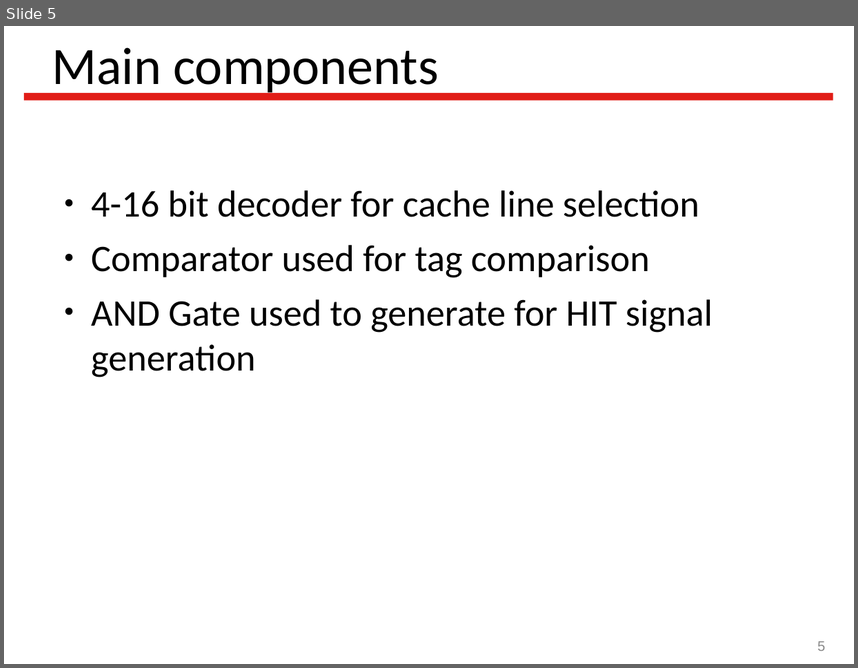
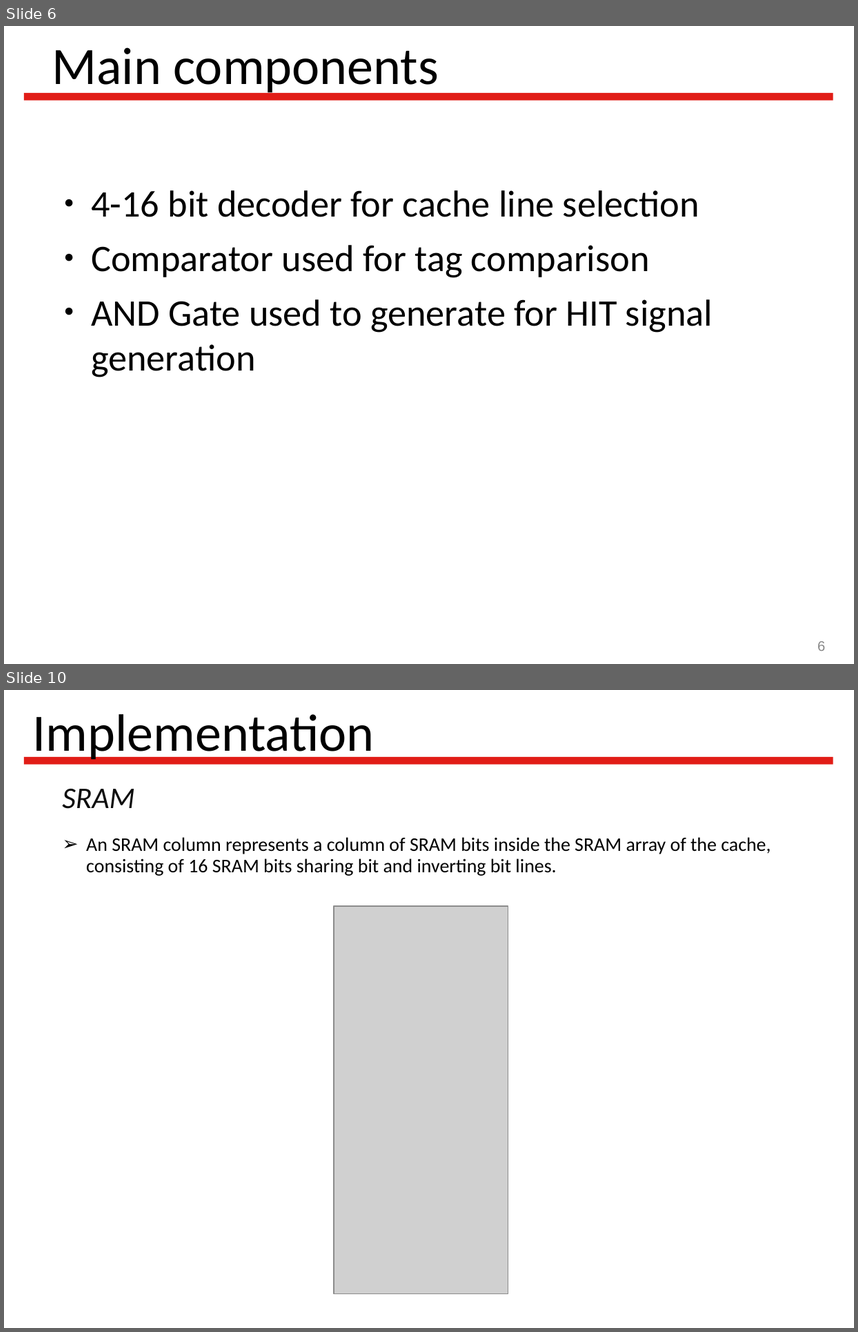
Before and after one commit to Latootoo/ECSE_548, a slide deck: Reports/presentation/Vlsi_project_presentation.ppt. Shown one above the other, each under a label of ours: slide 5 before the commit, slides 6 and 10 after it; the slides between them are not shown. The pictures are 858x668 and 858x1332 pixels, drawn with LibreOffice and Linux fonts; fonts in the diff are those of the drawing; grey boxes stand for pictures; background and template pictures are left out. Boxes give left, top, right and bottom in pixels: in the first picture for what was removed or moved away, otherwise in the second. Text is boxed around its words. In the diff, an @@ line names an element or a change of style, - is before the commit and + after.

```diff
--- a/Reports/presentation/Vlsi_project_presentation.ppt
+++ b/Reports/presentation/Vlsi_project_presentation.ppt
@@ slide 10 added at bbox=[4, 690, 854, 1328], background #FFFFFF; not listed: 1 template element that a slide beside it also shows @@
@@ title added at bbox=[33, 714, 375, 763], 49 pt, text #000000 @@
+Implementation
@@ text added at bbox=[62, 789, 134, 809], 28 pt, text #0D0D0D, italic @@
+SRAM
@@ text added at bbox=[86, 837, 771, 876], 18 pt, text #000000 @@
+➢ An SRAM column represents a column of SRAM bits inside the SRAM array of the cache, consisting of 16 SRAM bits sharing bit and inverting bit lines.
@@ picture added at bbox=[334, 906, 508, 1293] @@
@@ what was slide 5 is now slide 6 @@
@@ page number at bbox=[818, 641, 825, 650]: text changed @@
-5
+6
```
Also in this commit, not shown: 4 slides changed, 12 other slides added, 5 other files.
